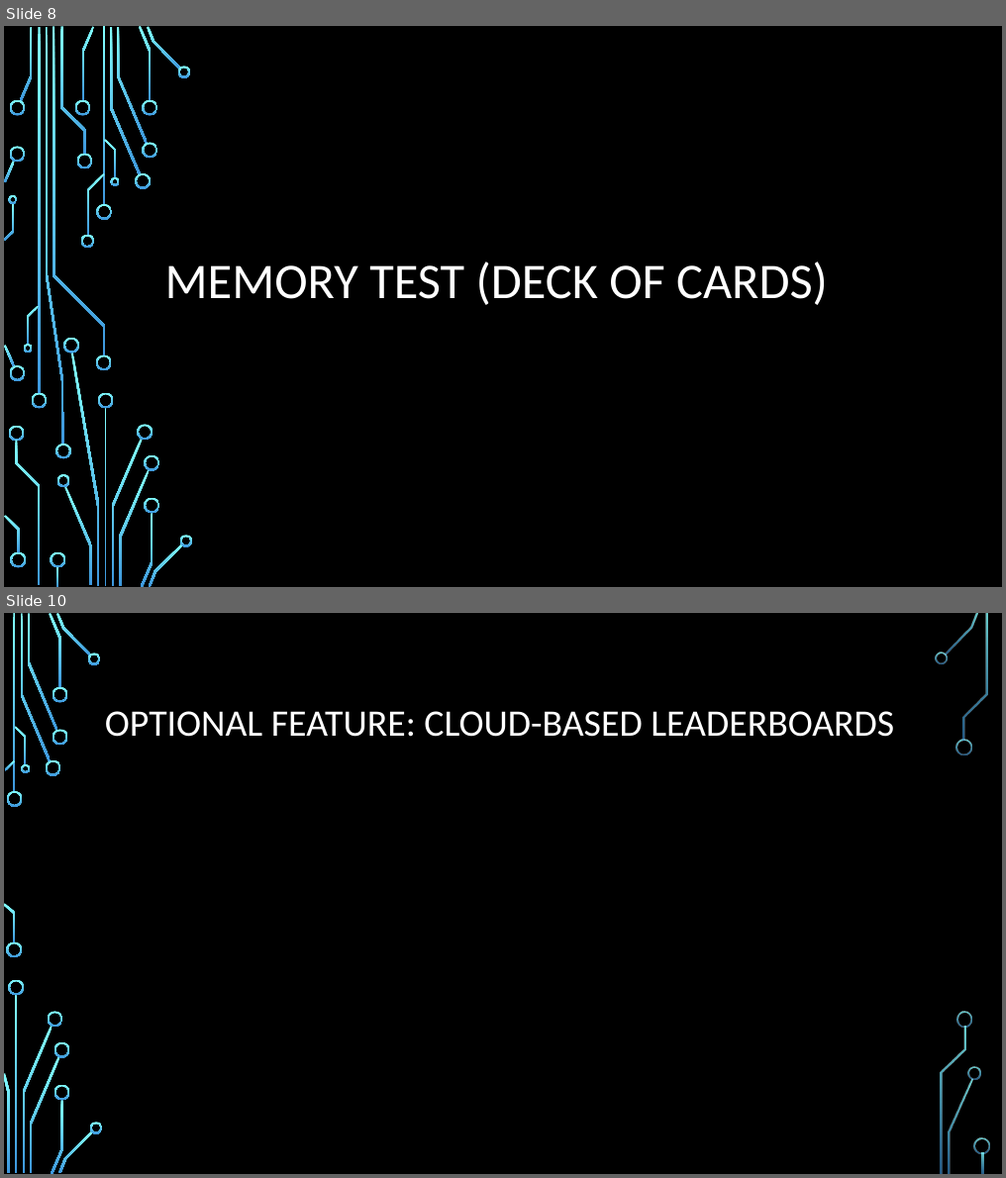
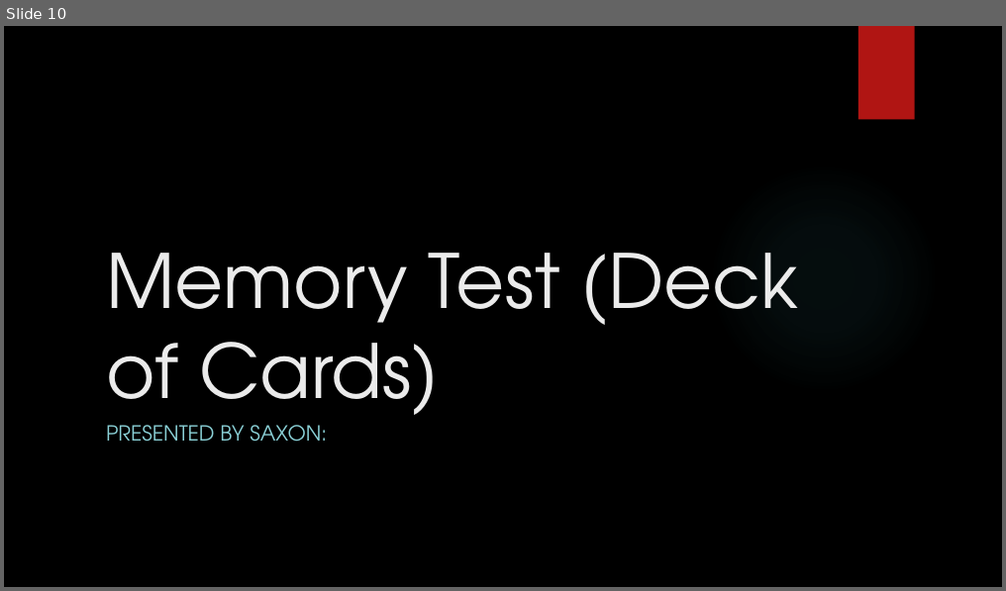
Before and after one commit to IgnitionOrk/SCaR_Arcade, a slide deck: SCaRArcade.pptx. Shown one above the other, each under a label of ours: slides 8 and 10 before the commit, slide 10 after it; the slides between them are not shown. The pictures are 1006x1178 and 1006x591 pixels, drawn with LibreOffice and Linux fonts; fonts in the diff are those of the drawing; background and template pictures are left out. Boxes give left, top, right and bottom in pixels: in the first picture for what was removed or moved away, otherwise in the second. Text is boxed around its words. In the diff, an @@ line names an element or a change of style, - is before the commit and + after.

```diff
--- a/SCaRArcade.pptx
+++ b/SCaRArcade.pptx
@@ slide 10 removed at [4,613,1002,1174], background picture (left out) @@
@@ title removed at [105,711,894,737] @@
-OPTIONAL FEATURE: CLOUD-BASED LEADERBOARDS
@@ group removed at [4,613,990,1174]: 33 freeform shapes, 3 rectangles @@
@@ what was slide 8 is now slide 10 @@
@@ slide 10 changed as well @@
@@ rectangle added at [858,26,915,120], fill #B01513 @@
@@ ellipse added at [709,163,939,393], fill gradient #50B9C1 @@
@@ title at [106,253,799,432]: text changed; size 48 to 72 pt; font Calibri to TeX Gyre Adventor; text colour #FFFFFF to #EBEBEB @@
-MEMORY TEST (DECK OF CARDS)
+Memory Test (Deck of Cards)
@@ subtitle added at [106,425,327,442], 20 pt, text #8AD0D6 @@
+PRESENTED BY SAXON:
@@ group removed at [4,26,193,587]: 50 freeform shapes, 4 rectangles @@
```
Also in this commit, not shown: 7 other slides changed, 4 slides added, 2 other slides removed.
